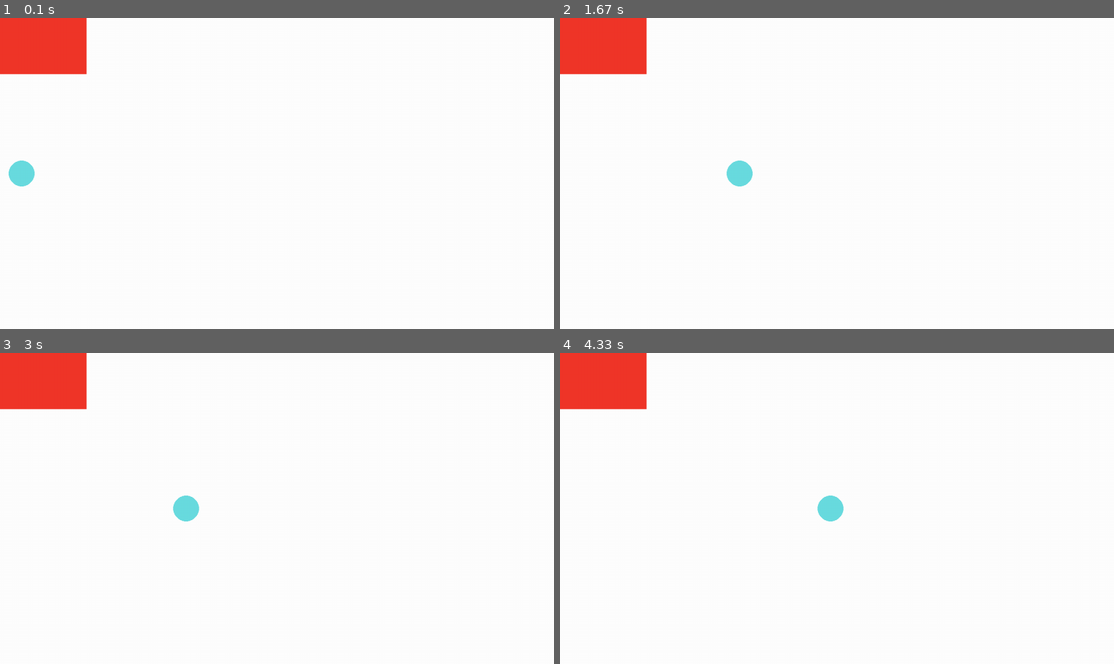
Above: before the commit, frames 1-4 (two rows, left to right).
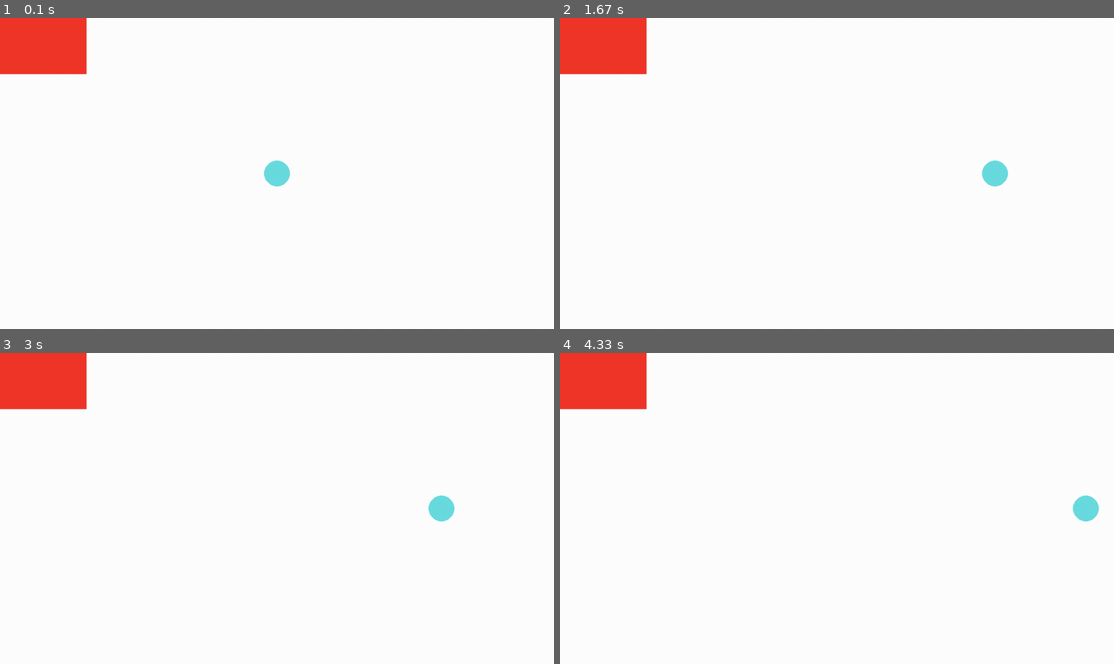
Above: after the commit, the same moments.

Repository: 100ballovby/friday_5PM_2223
Game: pygame game, started from 30_pygame_2104/00_basics.py
Same seed, same stepped clock (60 frames per second), same inputs: the game is played once before the commit and once after it.
Inputs:
- Up to frame 1 (0.1 s): no input
- Up to frame 2 (1.67 s): hold D 0.33-0.8 s; hold D 0.83-1.3 s; hold A from 1.33 s (still down)
- Up to frame 3 (3 s): release A at 1.87 s; hold A 1.9-2.3 s; hold D 2.33-2.97 s
- Up to frame 4 (4.33 s): hold A 3-3.47 s; hold D 3.5-3.97 s; hold D from 4 s (still down)

The runs differ from the first frame. In frame 1, 0.6% of the frame differs, in the area x 1-53%, y 45-55%; in frame 2, 0.6%; in frame 3, 0.6%; in frame 4, 0.6%, in the area x 46-98%, y 45-55%.

Commit message:
Adding location and phone functions

Diff:
--- a/30_pygame_2104/00_basics.py
+++ b/30_pygame_2104/00_basics.py
@@ -9,7 +9,7 @@
 RED = (240, 54, 41)
 BLUE = (105, 220, 224)
 r = 30
-x = 50
+x = 1280 // 2
 y = 720 // 2  # центр окна по вертикали
 
 LEFT = 'left'
